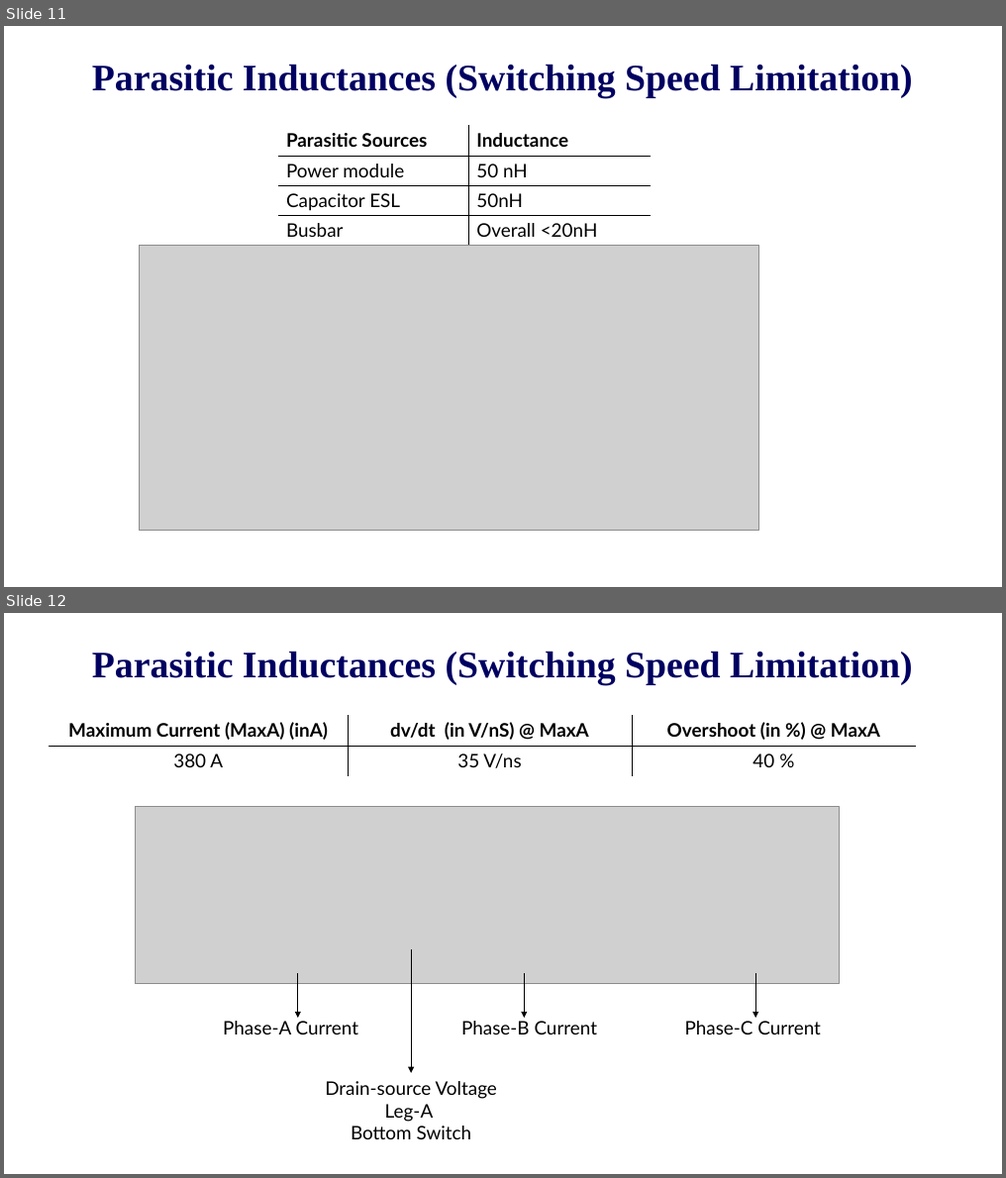
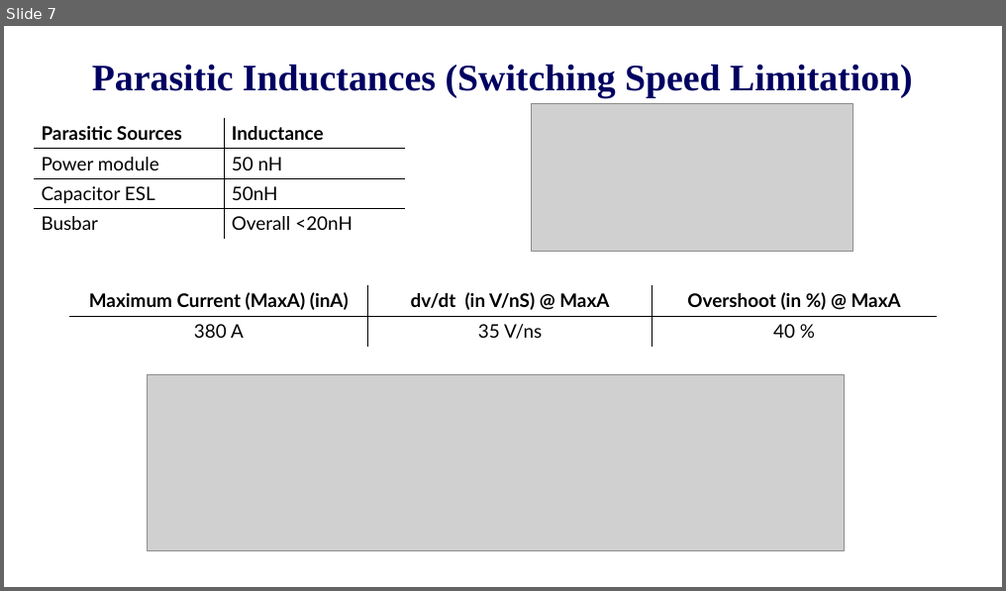
Before and after one commit to EnesAyaz/KTH, a slide deck: PresentationOfMeetings/Hemizero-2025-03-25/2025.03.25.Enes.pptx. Shown one above the other, each under a label of ours: slides 11 and 12 before the commit, slide 7 after it. The pictures are 1006x1178 and 1006x591 pixels, drawn with LibreOffice and Linux fonts; fonts in the diff are those of the drawing; grey boxes stand for pictures; background and template pictures are left out. Boxes give left, top, right and bottom in pixels: in the first picture for what was removed or moved away, otherwise in the second. Text is boxed around its words. In the diff, an @@ line names an element or a change of style, - is before the commit and + after.

```diff
--- a/PresentationOfMeetings/Hemizero-2025-03-25/2025.03.25.Enes.pptx
+++ b/PresentationOfMeetings/Hemizero-2025-03-25/2025.03.25.Enes.pptx
@@ slide 12 removed at bbox=[4, 613, 1002, 1174], background #FFFFFF @@
@@ title removed at bbox=[92, 651, 913, 684] @@
-Parasitic Inductances (Switching Speed Limitation)
@@ table removed at bbox=[49, 715, 917, 775], 2 rows, 3 columns @@
-Maximum Current (MaxA) (inA) | dv/dt (in V/nS) @ MaxA | Overshoot (in %) @ MaxA
-380 A | 35 V/ns | 40 %
@@ picture removed at bbox=[135, 806, 839, 984] @@
@@ arrow removed from (411, 950) to (411, 1073) @@
@@ arrow removed from (298, 973) to (298, 1018) @@
@@ arrow removed from (525, 973) to (525, 1018) @@
@@ arrow removed from (755, 973) to (755, 1018) @@
@@ text removed at bbox=[223, 1021, 359, 1035] @@
-Phase-A Current
@@ text removed at bbox=[461, 1021, 598, 1035] @@
-Phase-B Current
@@ text removed at bbox=[685, 1021, 821, 1035] @@
-Phase-C Current
@@ text removed at bbox=[325, 1081, 497, 1140] @@
-Drain-source Voltage
-Leg-A
-Bottom Switch
@@ what was slide 11 is now slide 7 @@
@@ slide 7 changed as well @@
@@ picture: place and size @@
-picture at bbox=[139, 246, 759, 531]
+picture at bbox=[531, 103, 853, 252]
@@ table: place and size @@
-table at bbox=[279, 125, 650, 246]
+table at bbox=[34, 118, 405, 239]
@@ table added at bbox=[69, 285, 937, 347], 2 rows, 3 columns @@
+Maximum Current (MaxA) (inA) | dv/dt (in V/nS) @ MaxA | Overshoot (in %) @ MaxA
+380 A | 35 V/ns | 40 %
@@ picture added at bbox=[147, 374, 844, 551] @@
```
Also in this commit, not shown: 8 other slides changed, 12 other slides removed, 7 other files.
